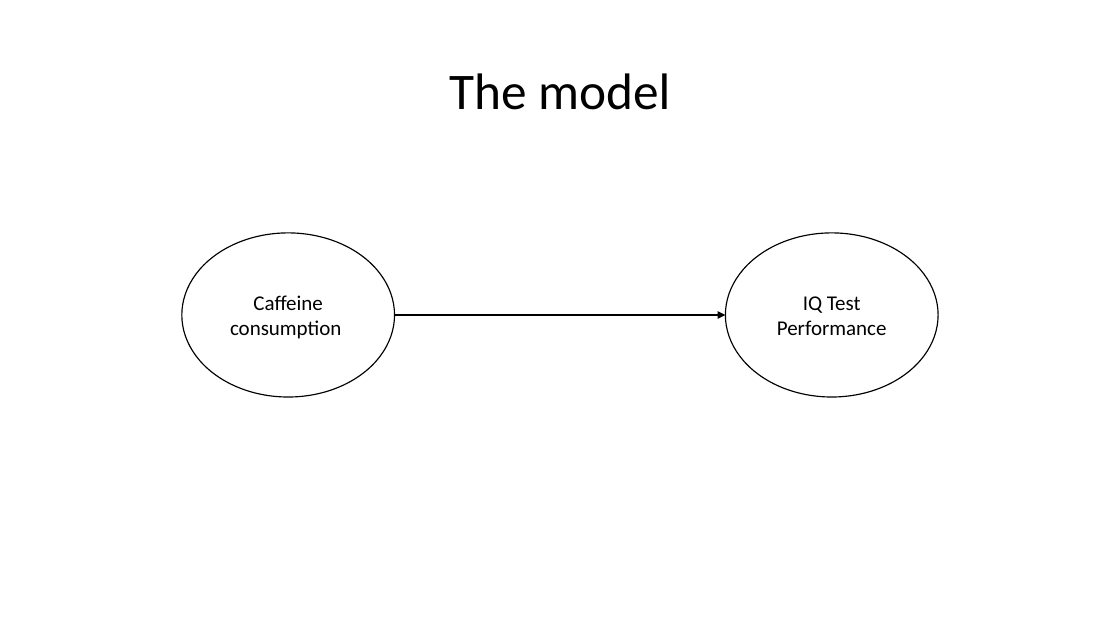
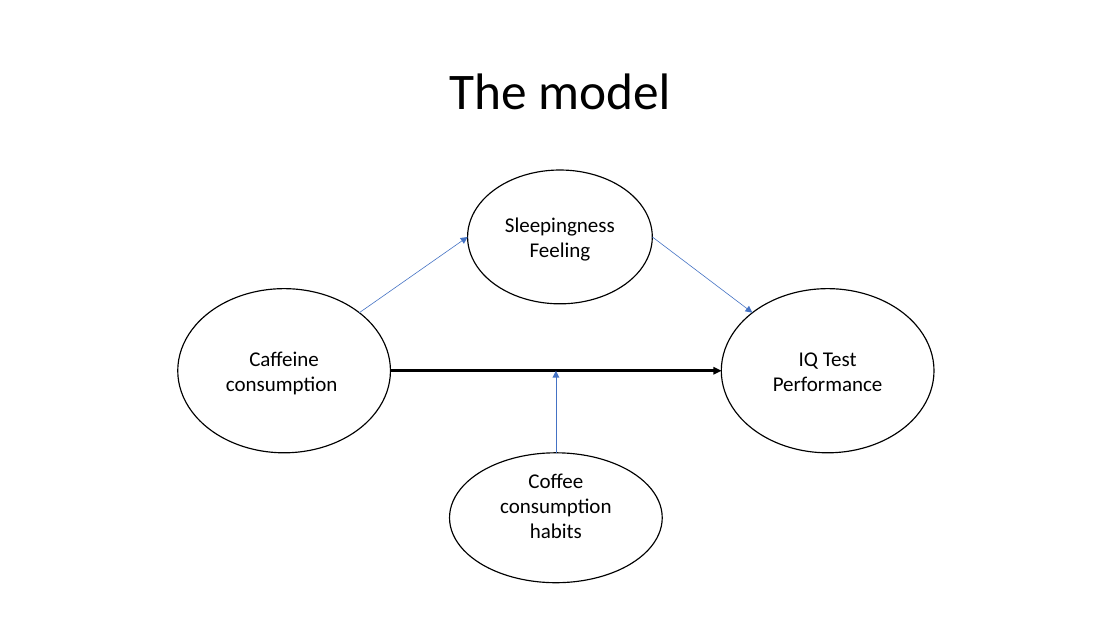
Before and after one commit to thorunnarna/SeminarResearchMethodology, a slide deck: slide 4 of CourseworkA/Presentation.pptx. Drawn at 1120x630 pixels with LibreOffice and Linux fonts; fonts in the diff are those of the drawing. Boxes give left, top, right and bottom in pixels: in the first picture for what was removed or moved away, otherwise in the second. Text is boxed around its words. In the diff, an @@ line names an element or a change of style, - is before the commit and + after.

```diff
--- a/CourseworkA/Presentation.pptx
+++ b/CourseworkA/Presentation.pptx
@@ ellipse added at [468,170,653,303], fill #FFFFFF, outline #000000 1 pt, 18 pt, text #000000 @@
+Sleepingness
+Feeling
@@ arrow added from (360, 313) to (468, 237), #4472C4 0.5 pt @@
@@ arrow added from (653, 237) to (753, 313), #4472C4 0.5 pt @@
@@ 2 ellipses, 1 arrow: place and size @@
-2 ellipses, 1 arrow at [182,233,939,397]
+2 ellipses, 1 arrow at [178,289,934,453]
@@ arrow added from (556, 453) to (556, 371), #4472C4 0.5 pt @@
@@ ellipse added at [450,453,662,583], fill #FFFFFF, outline #000000 1 pt, 18 pt, text #000000 @@
+Coffee consumption habits
```
Also in this commit, not shown: 3 other files.
